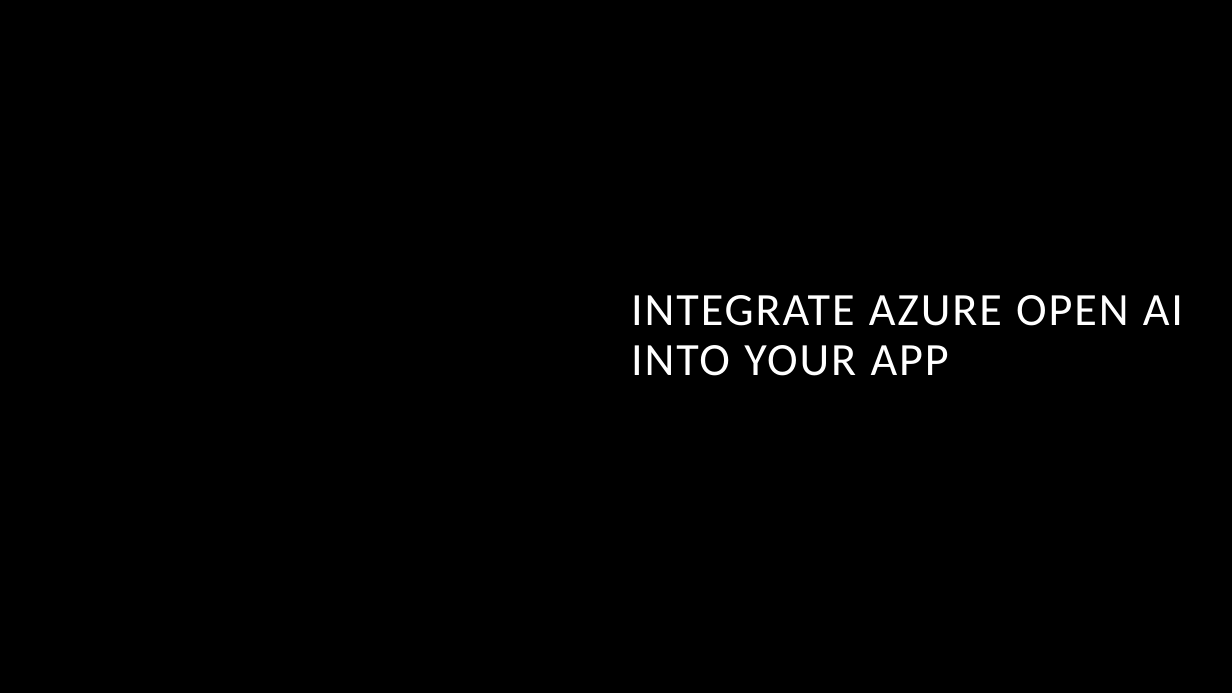
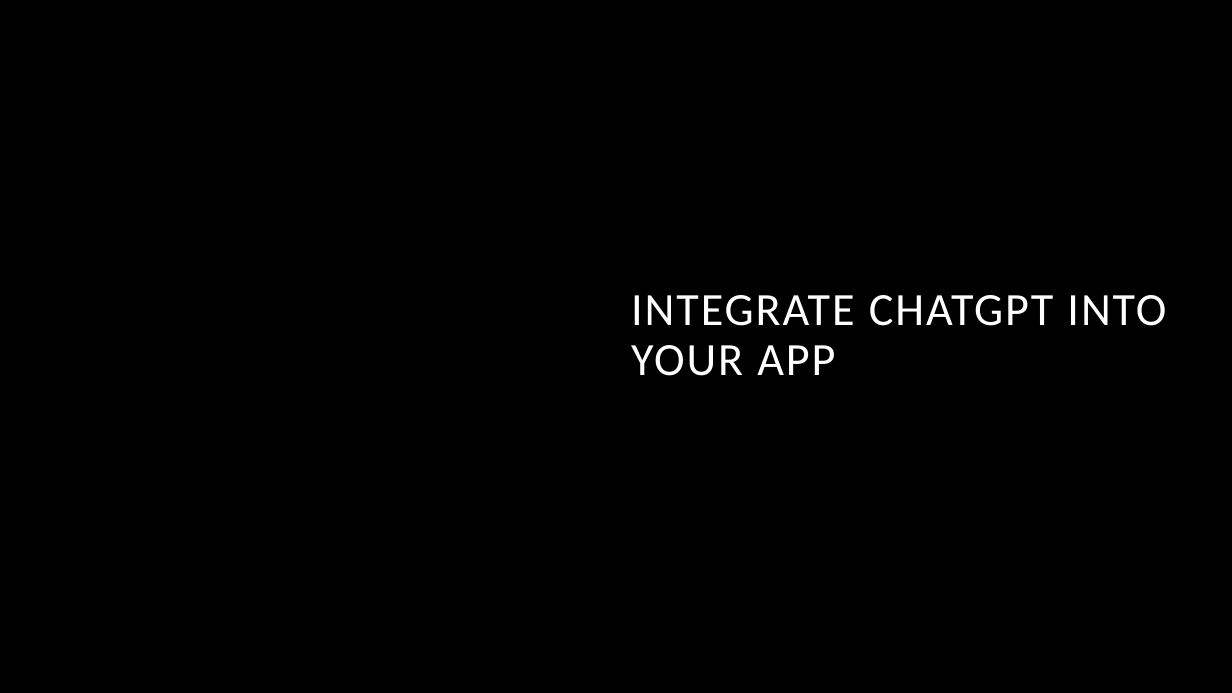
Before and after one commit to sujoy-saha/Develop-AI-solutions-with-Azure-AI, a slide deck: slide 19 of 6. Develop AI solutions with Azure OpenAI/Develop AI solutions with Azure OpenAI.pptx. Drawn at 1232x693 pixels with LibreOffice and Linux fonts; fonts in the diff are those of the drawing; background and template pictures are left out. Boxes give left, top, right and bottom in pixels: in the first picture for what was removed or moved away, otherwise in the second. Text is boxed around its words. In the diff, an @@ line names an element or a change of style, - is before the commit and + after.

```diff
--- a/6. Develop AI solutions with Azure OpenAI/Develop AI solutions with Azure OpenAI.pptx
+++ b/6. Develop AI solutions with Azure OpenAI/Develop AI solutions with Azure OpenAI.pptx
@@ title at (631, 295, 1166, 376): text changed @@
-INTEGRATE AZURE OPEN AI INTO YOUR APP
+INTEGRATE CHATGPT INTO YOUR APP
```
Also in this commit, not shown: 7 other slides changed, 4 slides added, 4 slides removed, 2 other files.
